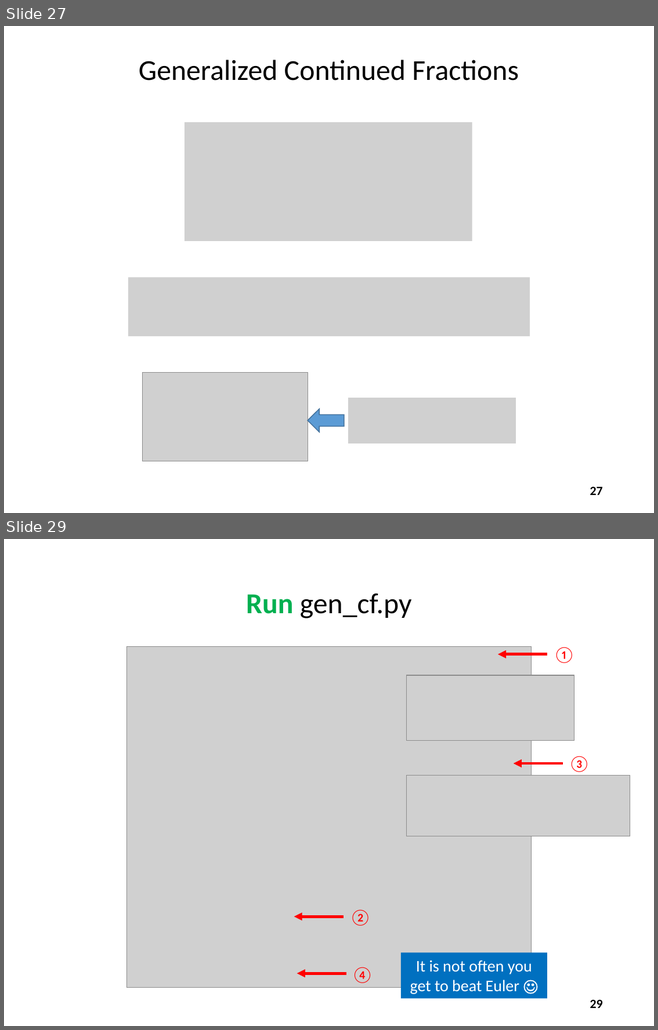
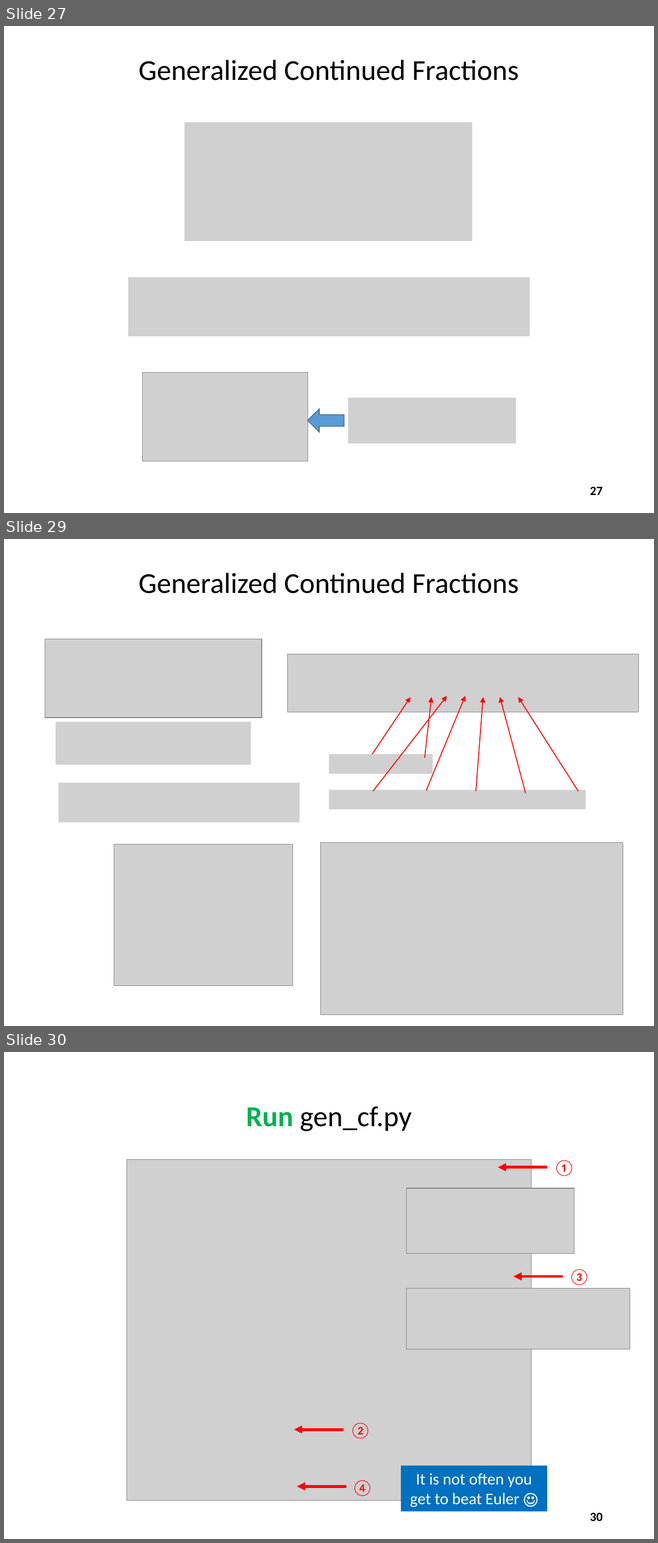
Before and after one commit to dbiersach/scicomp101, a slide deck: Session 19 - Continued Fractions/Session 19 - Continued Fractions.pptx. Shown one above the other, each under a label of ours: slides 27 and 29 before the commit, slides 27, 29 and 30 after it; the slides between them are not shown. The pictures are 658x1030 and 658x1543 pixels, drawn with LibreOffice and Linux fonts; fonts in the diff are those of the drawing; grey boxes stand for pictures. Boxes give left, top, right and bottom in pixels: in the first picture for what was removed or moved away, otherwise in the second. Text is boxed around its words. In the diff, an @@ line names an element or a change of style, - is before the commit and + after.

```diff
--- a/Session 19 - Continued Fractions/Session 19 - Continued Fractions.pptx
+++ b/Session 19 - Continued Fractions/Session 19 - Continued Fractions.pptx
@@ slide 29 added at <box>4,539,654,1026</box>, background #FFFFFF @@
@@ text added at <box>139,573,518,594</box>, 32 pt, text #000000 @@
+Generalized Continued Fractions
@@ picture added at <box>45,639,262,718</box> @@
@@ picture added at <box>287,654,638,712</box> @@
@@ arrow added from (372, 754) to (410, 697), #FF0000 1 pt @@
@@ arrow added from (373, 791) to (447, 696), #FF0000 1 pt @@
@@ arrow added from (424, 758) to (431, 697), #FF0000 1 pt @@
@@ arrow added from (426, 791) to (465, 696), #FF0000 1 pt @@
@@ arrow added from (476, 791) to (482, 697), #FF0000 1 pt @@
@@ arrow added from (525, 794) to (500, 697), #FF0000 1 pt @@
@@ arrow added from (578, 791) to (518, 697), #FF0000 1 pt @@
@@ picture added at <box>55,722,251,765</box> @@
@@ picture added at <box>329,754,433,773</box> @@
@@ picture added at <box>59,783,300,822</box> @@
@@ picture added at <box>329,790,585,809</box> @@
@@ picture added at <box>114,844,292,986</box> @@
@@ picture added at <box>320,842,622,1015</box> @@
@@ what was slide 29 is now slide 30 @@
@@ page number at <box>590,1513,603,1521</box>: text changed @@
-29
+30
```
Also in this commit, not shown: 3 slides changed, 2 other files.
